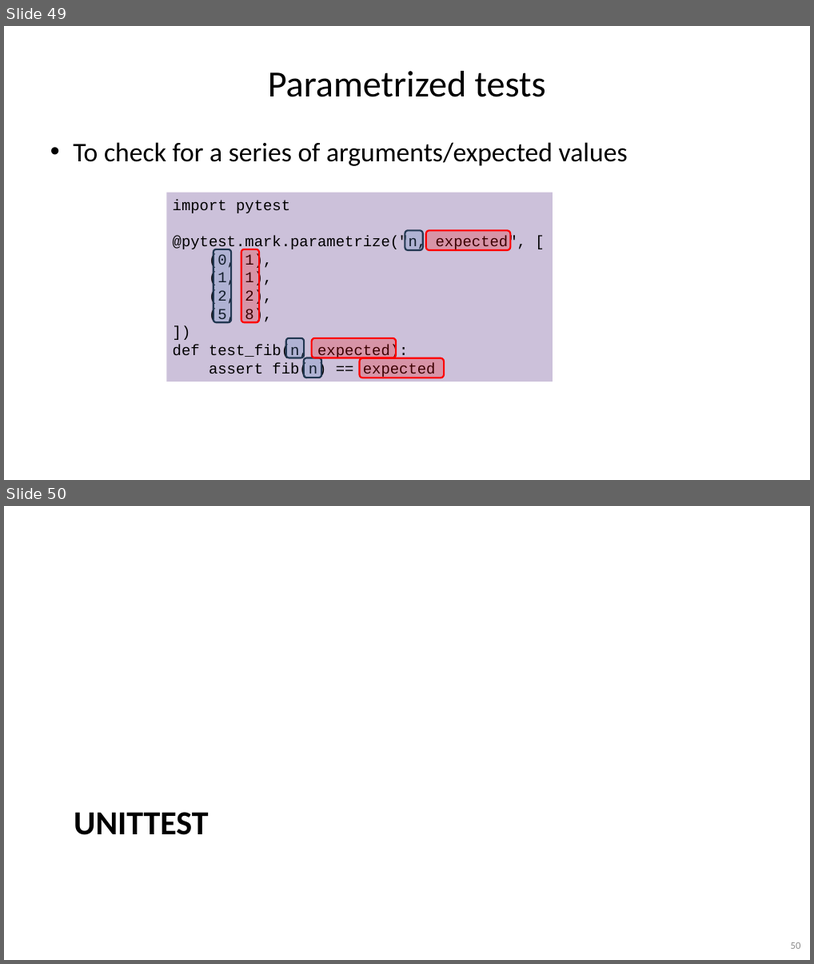
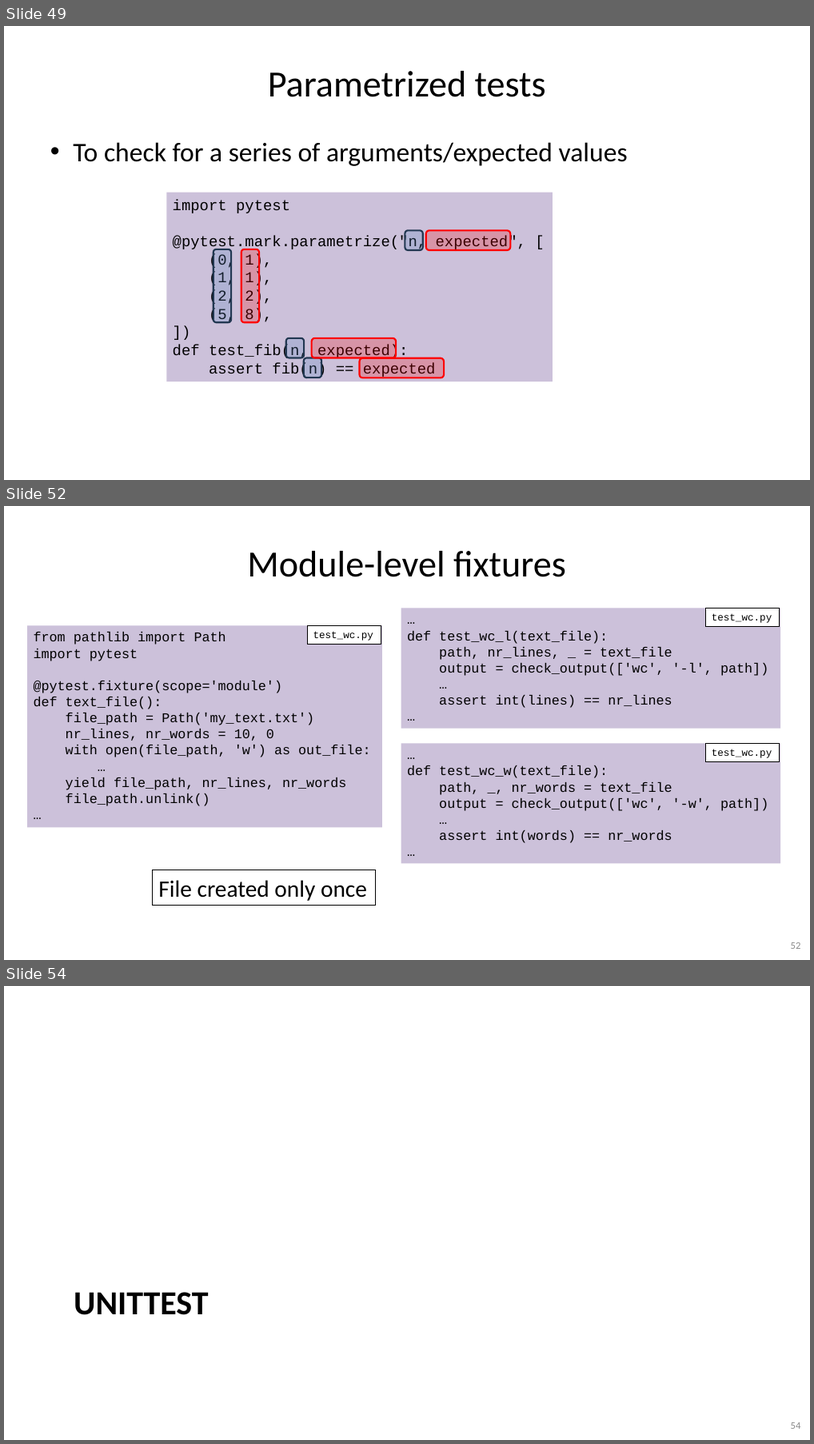
Before and after one commit to gjbex/Python-software-engineering, a slide deck: python_software_engineering.pptx. Shown one above the other, each under a label of ours: slides 49 and 50 before the commit, slides 49, 52 and 54 after it; the slides between them are not shown. The pictures are 814x964 and 814x1444 pixels, drawn with LibreOffice and Linux fonts; fonts in the diff are those of the drawing. Boxes give left, top, right and bottom in pixels: in the first picture for what was removed or moved away, otherwise in the second. Text is boxed around its words. In the diff, an @@ line names an element or a change of style, - is before the commit and + after.

Commit message:
Add slides on fixtures

```diff
--- a/python_software_engineering.pptx
+++ b/python_software_engineering.pptx
@@ slide 52 added at (4,506,810,960), background #FFFFFF @@
@@ title added at (247,551,566,577), 44 pt, text #000000 @@
+Module-level fixtures
@@ rectangle added at (402,608,782,728), fill #CCC1DA, 16 pt, text #000000 @@
+…
+def test_wc_l(text_file):
+path, nr_lines, _ = text_file
+output = check_output(['wc', '-l', path])
+…
+assert int(lines) == nr_lines
+…
@@ rectangle added at (706,608,780,626), fill #FFFFFF, outline #000000 0.75 pt, 12 pt, text #000000 @@
+test_wc.py
@@ rectangle added at (27,626,382,828), fill #CCC1DA, 16 pt, text #000000 @@
+from pathlib import Path
+import pytest
+@pytest.fixture(scope='module')
+def text_file():
+file_path = Path('my_text.txt')
+nr_lines, nr_words = 10, 0
+with open(file_path, 'w') as out_file:
+…
+yield file_path, nr_lines, nr_words
+file_path.unlink()
+…
@@ rectangle added at (307,626,381,644), fill #FFFFFF, outline #000000 0.75 pt, 12 pt, text #000000 @@
+test_wc.py
@@ rectangle added at (402,743,782,864), fill #CCC1DA, 16 pt, text #000000 @@
+…
+def test_wc_w(text_file):
+path, _, nr_words = text_file
+output = check_output(['wc', '-w', path])
+…
+assert int(words) == nr_words
+…
@@ rectangle added at (706,743,780,761), fill #FFFFFF, outline #000000 0.75 pt, 12 pt, text #000000 @@
+test_wc.py
@@ rectangle added at (153,870,375,904), fill #FFFFFF, outline #000000 0.75 pt, 28 pt, text #000000 @@
+File created only once
@@ page number added at (791,942,802,948), 12 pt, text #8C8C8C @@
+52
@@ what was slide 50 is now slide 54 @@
@@ page number at (791,1422,802,1428): text changed @@
-50
+54
```
Also in this commit, not shown: 1 slide changed, 3 other slides added.
